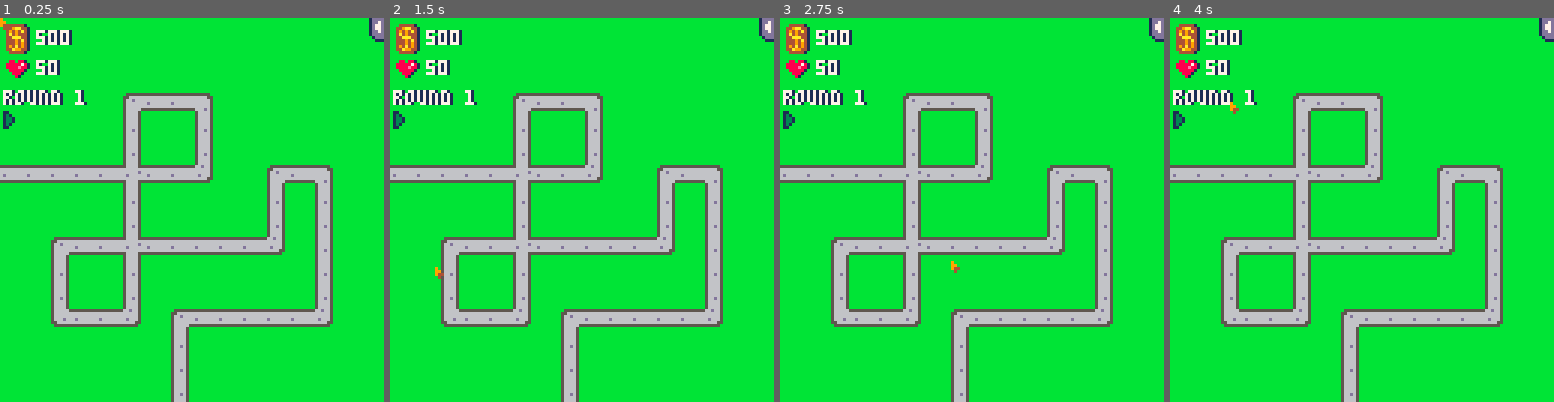
Above: before the commit, frames 1-4 (left to right).
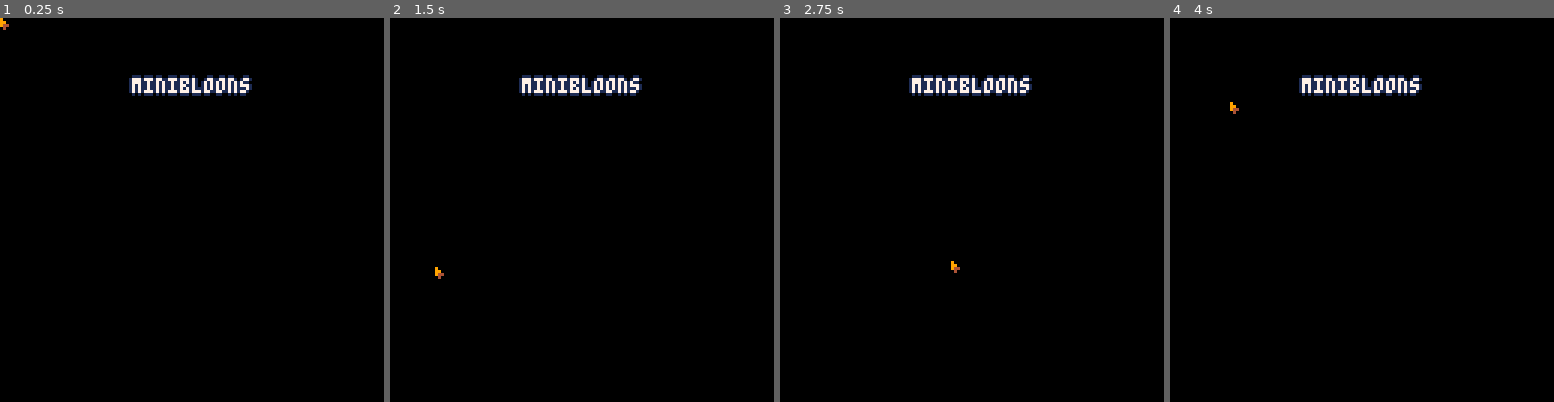
Above: after the commit, the same moments.

Repository: jamiebrn/pico8-games
Game: PICO-8 cartridge minibloons/minibloons.p8
Two runs of this game, one before a commit and one after it. Both use one fixed random seed, a clock stepped at 60 frames per second and the inputs below.
Inputs (mouse positions are in pixels of both pictures, inside the frame that each line leads up to):
- Up to frame 1 (0.25 s): no input
- Up to frame 2 (1.5 s): click (670, 121) at 0.67 s; click (436, 267) at 1.22 s
- Up to frame 3 (2.75 s): click (887, 114) at 1.77 s; click (952, 259) at 2.32 s
- Up to frame 4 (4 s): click (1404, 106) at 2.87 s; click (1465, 256) at 3.42 s; click (1231, 102) at 3.97 s

The runs differ from the first frame. In frame 1, 100% of the frame differs, in the area x 0-100%, y 0-100%; in frame 2, 100%; in frame 3, 100%; in frame 4, 100%.

Commit message:
trees + start on menu

Diff:
--- a/minibloons/main.lua
+++ b/minibloons/main.lua
@@ -4,7 +4,7 @@
 function _init()
     poke(0x5f2d, 1)
 
-    game_state = 2 -- 0: main menu, 1: level select, 2: in game
+    game_state = 0 -- 0: main menu, 1: level select, 2: in game
 
     monkey_types = {
         dart_monkey = {name = {"dart", "monkey"}, range = 20, damage = 1, sprite = 2, cost = 35,
@@ -64,7 +64,7 @@
     selected_monkey = nil
     selected_monkey_radius_anim = 0
 
-    money = 500
+    money = 100
     health = 50
     round = 1
     round_intermission = true
@@ -257,7 +257,7 @@
 end
 
 function draw_main_menu()
-
+    print_outln("minibloons", 64 - #"minibloons" * 2, 20, 7, 1)
 end
 
 function draw_level_select()
--- a/minibloons/minibloons.p8
+++ b/minibloons/minibloons.p8
@@ -51,25 +51,105 @@
 
 
 
+…(80 lines of a section not shown)…
 __gff__
-0000000000000000000000000000000000000001010101010101000000000000000000000000000000000000000000000000000000000000000000000000000000000000000000000000000000000000000000000000000000000000000000000000000000000000000000000000000000000000000000000000000000000000
+0000000000000000000000000000000000000001010101010101000000000000000000000000000000000100000000000000000000000000000000000000000000000000000000000000000000000000000000000000000000000000000000000000000000000000000000000000000000000000000000000000000000000000
 0000000000000000000000000000000000000000000000000000000000000000000000000000000000000000000000000000000000000000000000000000000000000000000000000000000000000000000000000000000000000000000000000000000000000000000000000000000000000000000000000000000000000000
 __map__
 1212121212121212121212121212121200000000000000000000000000000000000000000000000000000000000000000000000000000000000000000000000000000000000000000000000000000000000000000000000000000000000000000000000000000000000000000000000000000000000000000000000000000000
-1212121212121212121212121212121200000000000000000000000000000000000000000000000000000000000000000000000000000000000000000000000000000000000000000000000000000000000000000000000000000000000000000000000000000000000000000000000000000000000000000000000000000000
-1212121212121212121212121212121200000000000000000000000000000000000000000000000000000000000000000000000000000000000000000000000000000000000000000000000000000000000000000000000000000000000000000000000000000000000000000000000000000000000000000000000000000000
+1212121212121212122a12121212121200000000000000000000000000000000000000000000000000000000000000000000000000000000000000000000000000000000000000000000000000000000000000000000000000000000000000000000000000000000000000000000000000000000000000000000000000000000
+12122a1212121212121212121212121200000000000000000000000000000000000000000000000000000000000000000000000000000000000000000000000000000000000000000000000000000000000000000000000000000000000000000000000000000000000000000000000000000000000000000000000000000000
 1212121212161313171212121212121200000000000000000000000000000000000000000000000000000000000000000000000000000000000000000000000000000000000000000000000000000000000000000000000000000000000000000000000000000000000000000000000000000000000000000000000000000000
-1212121212141212141212121212121200000000000000000000000000000000000000000000000000000000000000000000000000000000000000000000000000000000000000000000000000000000000000000000000000000000000000000000000000000000000000000000000000000000000000000000000000000000
+122a12121214121214121212122a121200000000000000000000000000000000000000000000000000000000000000000000000000000000000000000000000000000000000000000000000000000000000000000000000000000000000000000000000000000000000000000000000000000000000000000000000000000000
 1212121212141212141212121212121200000000000000000000000000000000000000000000000000000000000000000000000000000000000000000000000000000000000000000000000000000000000000000000000000000000000000000000000000000000000000000000000000000000000000000000000000000000
 1313131313151313191212161317121200000000000000000000000000000000000000000000000000000000000000000000000000000000000000000000000000000000000000000000000000000000000000000000000000000000000000000000000000000000000000000000000000000000000000000000000000000000
-1212121212141212121212141214121200000000000000000000000000000000000000000000000000000000000000000000000000000000000000000000000000000000000000000000000000000000000000000000000000000000000000000000000000000000000000000000000000000000000000000000000000000000
+12122a1212141212121212141214121200000000000000000000000000000000000000000000000000000000000000000000000000000000000000000000000000000000000000000000000000000000000000000000000000000000000000000000000000000000000000000000000000000000000000000000000000000000
 1212121212141212121212141214121200000000000000000000000000000000000000000000000000000000000000000000000000000000000000000000000000000000000000000000000000000000000000000000000000000000000000000000000000000000000000000000000000000000000000000000000000000000
 1212161313151313131313191214121200000000000000000000000000000000000000000000000000000000000000000000000000000000000000000000000000000000000000000000000000000000000000000000000000000000000000000000000000000000000000000000000000000000000000000000000000000000
-1212141212141212121212121214121200000000000000000000000000000000000000000000000000000000000000000000000000000000000000000000000000000000000000000000000000000000000000000000000000000000000000000000000000000000000000000000000000000000000000000000000000000000
+121214121214121212122a121214121200000000000000000000000000000000000000000000000000000000000000000000000000000000000000000000000000000000000000000000000000000000000000000000000000000000000000000000000000000000000000000000000000000000000000000000000000000000
 1212141212141212121212121214121200000000000000000000000000000000000000000000000000000000000000000000000000000000000000000000000000000000000000000000000000000000000000000000000000000000000000000000000000000000000000000000000000000000000000000000000000000000
 1212181313191216131313131319121200000000000000000000000000000000000000000000000000000000000000000000000000000000000000000000000000000000000000000000000000000000000000000000000000000000000000000000000000000000000000000000000000000000000000000000000000000000
 1212121212121214121212121212121200000000000000000000000000000000000000000000000000000000000000000000000000000000000000000000000000000000000000000000000000000000000000000000000000000000000000000000000000000000000000000000000000000000000000000000000000000000
-1212121212121214121212121212121200000000000000000000000000000000000000000000000000000000000000000000000000000000000000000000000000000000000000000000000000000000000000000000000000000000000000000000000000000000000000000000000000000000000000000000000000000000
+12122a1212121214121212121212121200000000000000000000000000000000000000000000000000000000000000000000000000000000000000000000000000000000000000000000000000000000000000000000000000000000000000000000000000000000000000000000000000000000000000000000000000000000
 1212121212121214121212121212121200000000000000000000000000000000000000000000000000000000000000000000000000000000000000000000000000000000000000000000000000000000000000000000000000000000000000000000000000000000000000000000000000000000000000000000000000000000
 
 
Not shown, changed: 88 lines of the sprite sheet (__gfx__) section of minibloons/minibloons.p8
